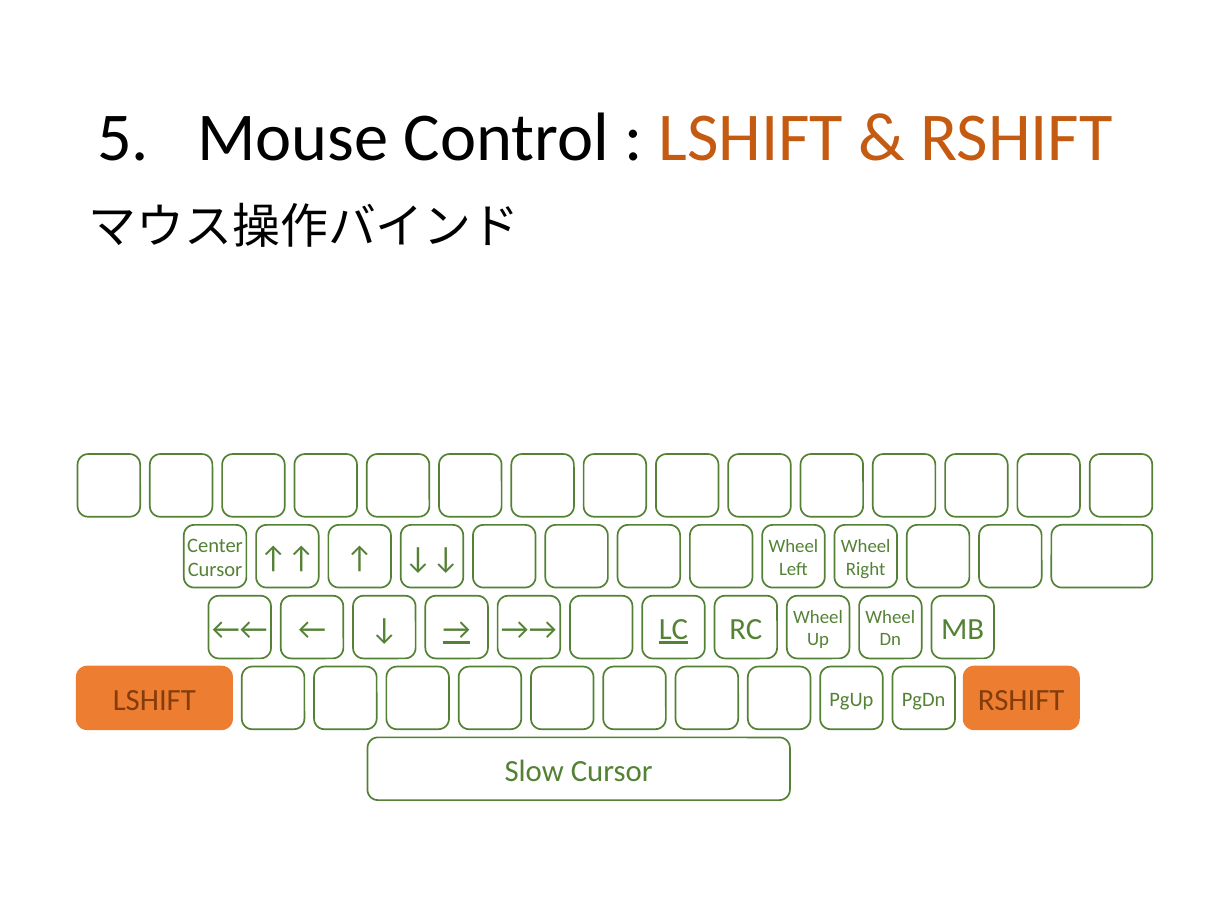
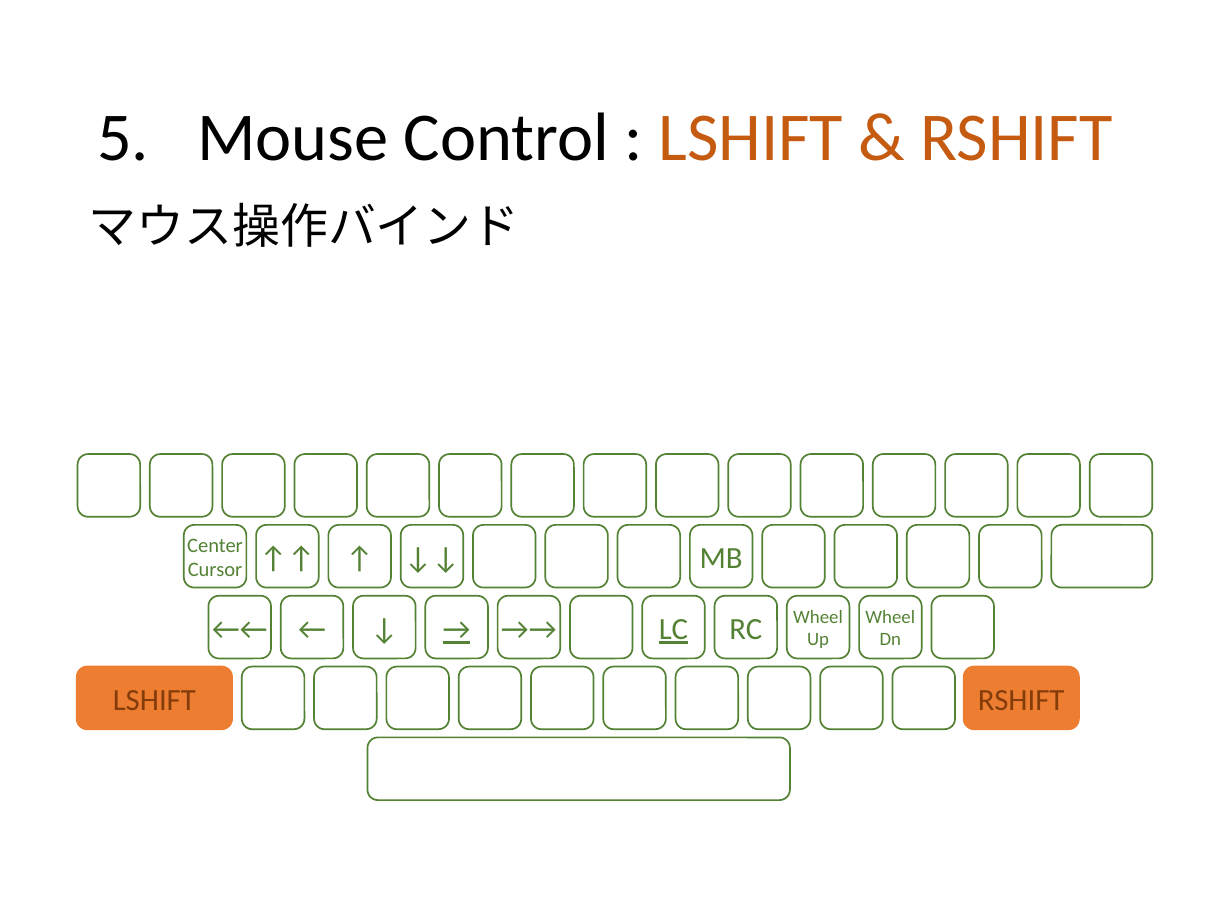
Before and after one commit to ittooo66/myAHK, a slide deck: slide 9 of MANUAL.pptx. Drawn at 1232x924 pixels with LibreOffice and Linux fonts; fonts in the diff are those of the drawing. Boxes give left, top, right and bottom in pixels: in the first picture for what was removed or moved away, otherwise in the second. Text is boxed around its words. In the diff, an @@ line names an element or a change of style, - is before the commit and + after.

```diff
--- a/MANUAL.pptx
+++ b/MANUAL.pptx
@@ text in rounded rectangle at (769, 539, 819, 575): text removed @@
-Wheel
-Left
@@ text in rounded rectangle at (841, 539, 891, 579): text removed @@
-Wheel
-Right
@@ text in rounded rectangle at (700, 548, 743, 568): text added @@
+MB
@@ text in rounded rectangle at (941, 619, 984, 639): text removed @@
-MB
@@ text in rounded rectangle at (829, 693, 873, 710): text removed @@
-PgUp
@@ text in rounded rectangle at (902, 693, 946, 710): text removed @@
-PgDn
@@ text in rounded rectangle at (505, 759, 653, 782): text removed @@
-Slow Cursor
```
Also in this commit, not shown: 4 other slides changed, 1 slide removed.
